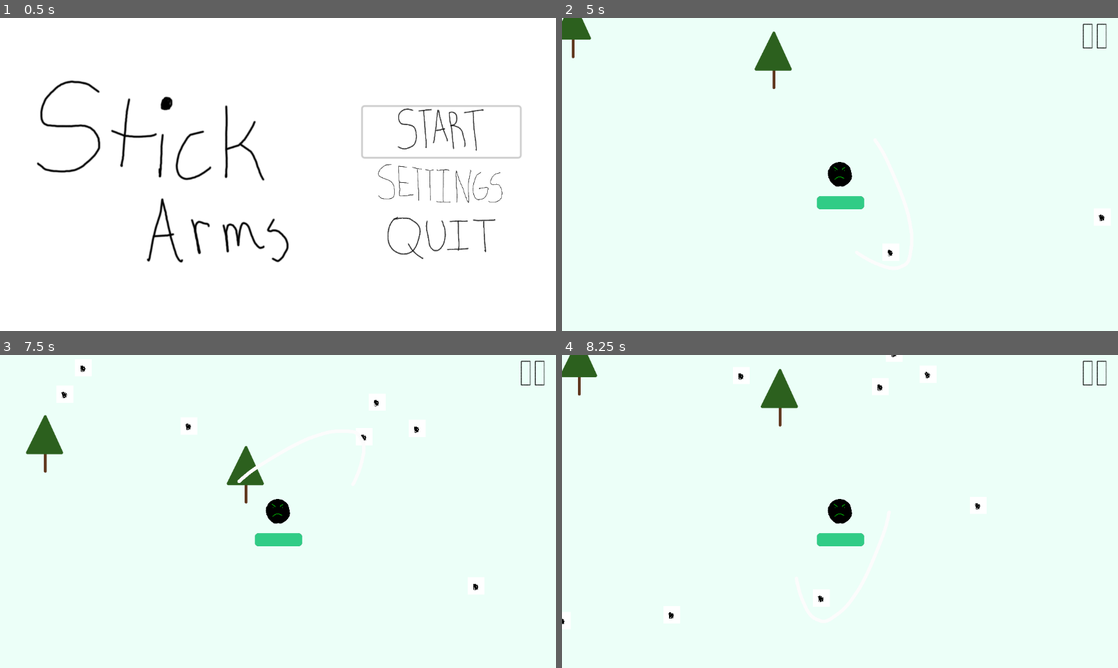
Above: before the commit, frames 1-4 (two rows, left to right).
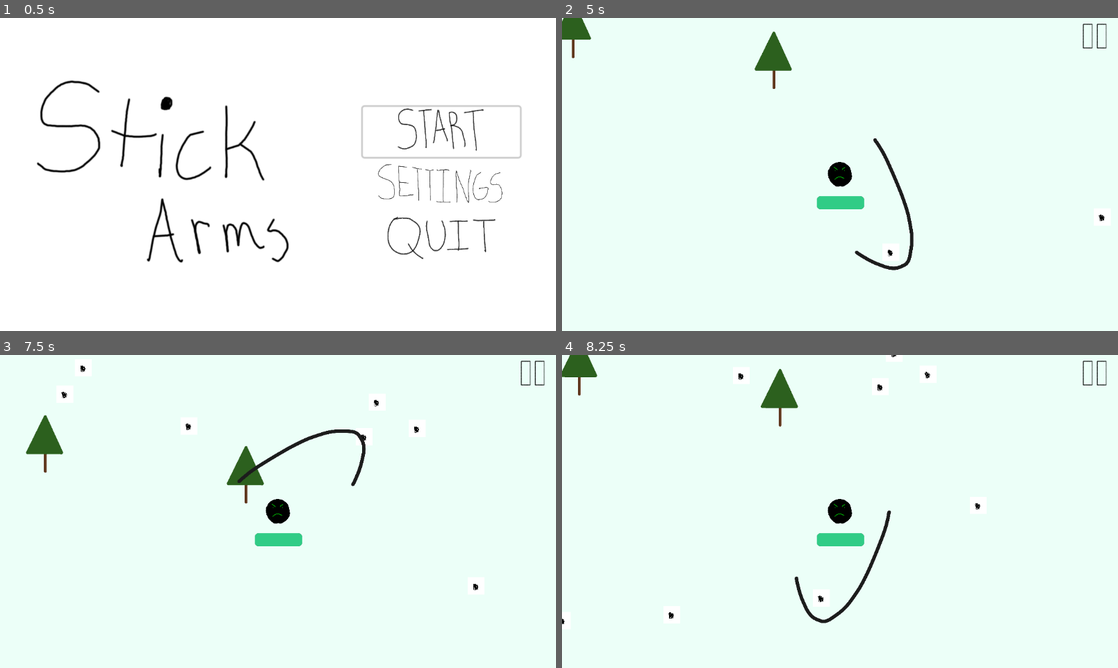
Above: after the commit, the same moments.

Repository: Reshlynt/StickArms
Game: Godot game, scene res://game_manage/main-menu.tscn
The game is run twice, just before and just after one commit, with the same random seed, the same clock (stepped at 60 frames per second) and the same inputs.
Inputs (mouse positions are in pixels of both pictures, inside the frame that each line leads up to):
- Up to frame 1 (0.5 s): no input
- Up to frame 2 (5 s): click (1001, 130) at 0.5 s; click (1095, 36) at 1.25 s; click (845, 196) at 2 s; tap Enter at 2.75 s; hold D (move_right) 2.78-3.53 s; hold S (move_down) 3.53-4.28 s; hold D (move_right) from 4.28 s (still down)
- Up to frame 3 (7.5 s): release D (move_right) at 5.03 s; hold W (move_up) 5.03-5.78 s; hold A (move_left) 5.78-7.28 s; hold S (move_down) from 7.28 s (still down)
- Up to frame 4 (8.25 s): release S (move_down) at 8.03 s; hold D (move_right) from 8.03 s (still down)

Frame 1 is identical in both runs. In frame 2, 0.4% of the frame differs, in the area x 0-64%, y 0-81%; in frame 3, 0.4%; in frame 4, 0.5%, in the area x 0-60%, y 0-86%.

Commit message:
More UI updates and slash recoloring

Diff:
--- a/game_manage/StickArmsGame.tscn
+++ b/game_manage/StickArmsGame.tscn
@@ -8,6 +8,7 @@
 [ext_resource type="Texture2D" uid="uid://dx0fp7s1at8si" path="res://ui_assets/resume.png" id="5_oej0c"]
 [ext_resource type="Texture2D" uid="uid://c2h2o2fnw80n2" path="res://ui_assets/quit-white.png" id="6_h8y6q"]
 [ext_resource type="PackedScene" uid="uid://o287tvwofyxp" path="res://environment/tree.tscn" id="8_7yr0o"]
+[ext_resource type="Texture2D" uid="uid://buffqm6psc8sb" path="res://ui_assets/game-over.png" id="8_ec7v4"]
 
 [sub_resource type="Curve2D" id="Curve2D_vc822"]
 _data = {
@@ -130,7 +131,6 @@
 
 [node name="GameOver" type="CanvasLayer" parent="."]
 unique_name_in_owner = true
-visible = false
 
 [node name="ColorRect" type="ColorRect" parent="GameOver"]
 anchors_preset = 15
@@ -140,33 +140,24 @@
 grow_vertical = 2
 color = Color(0.299547, 0.299547, 0.299547, 0.572549)
 
-[node name="Label" type="Label" parent="GameOver/ColorRect"]
-layout_mode = 1
-anchors_preset = 8
-anchor_left = 0.5
-anchor_top = 0.5
-anchor_right = 0.5
-anchor_bottom = 0.5
-offset_left = -135.0
-offset_top = -49.0
-offset_right = 135.0
-offset_bottom = 50.0
-grow_horizontal = 2
-grow_vertical = 2
-theme_override_font_sizes/font_size = 81
-text = "Game Over"
-horizontal_alignment = 1
+[node name="Sprite2D" type="Sprite2D" parent="GameOver/ColorRect"]
+position = Vector2(572, 264)
+scale = Vector2(0.382813, 0.382813)
+texture = ExtResource("8_ec7v4")
 
 [node name="QuitToMenu" type="Button" parent="GameOver/ColorRect"]
 process_mode = 2
+top_level = true
 layout_mode = 2
-offset_left = 477.0
-offset_top = 386.0
-offset_right = 687.0
-offset_bottom = 444.0
+offset_left = 528.0
+offset_top = 384.0
+offset_right = 792.0
+offset_bottom = 648.0
+scale = Vector2(0.481438, 0.547497)
 theme_override_font_sizes/font_size = 36
 action_mode = 0
-text = "Quit"
+icon = ExtResource("6_h8y6q")
+flat = true
 
 [node name="Bounds" type="StaticBody2D" parent="."]
 position = Vector2(-1938, -1450)
@@ -176,91 +167,93 @@
 polygon = PackedVector2Array(-331, -81, -379, 3288, 5404, 3192, 5290, 9, -84, -116, -93, 139, 5112, 180, 5252, 3050, -196, 3063, -91, -81)
 one_way_collision_margin = 0.0
 
-[node name="Tree" parent="." instance=ExtResource("8_7yr0o")]
+[node name="CanvasGroup" type="CanvasGroup" parent="."]
+
+[node name="Tree" parent="CanvasGroup" instance=ExtResource("8_7yr0o")]
 position = Vector2(3184, 1488)
 
-[node name="Tree15" parent="." instance=ExtResource("8_7yr0o")]
+[node name="Tree15" parent="CanvasGroup" instance=ExtResource("8_7yr0o")]
 position = Vector2(2512, 752)
 
-[node name="Tree16" parent="." instance=ExtResource("8_7yr0o")]
+[node name="Tree16" parent="CanvasGroup" instance=ExtResource("8_7yr0o")]
 position = Vector2(-672, 1176)
 
-[node name="Tree17" parent="." instance=ExtResource("8_7yr0o")]
+[node name="Tree17" parent="CanvasGroup" instance=ExtResource("8_7yr0o")]
 position = Vector2(-1024, -800)
 
-[node name="Tree18" parent="." instance=ExtResource("8_7yr0o")]
+[node name="Tree18" parent="CanvasGroup" instance=ExtResource("8_7yr0o")]
 position = Vector2(688, -448)
 
-[node name="Tree19" parent="." instance=ExtResource("8_7yr0o")]
+[node name="Tree19" parent="CanvasGroup" instance=ExtResource("8_7yr0o")]
 position = Vector2(-360, -248)
 
-[node name="Tree20" parent="." instance=ExtResource("8_7yr0o")]
+[node name="Tree20" parent="CanvasGroup" instance=ExtResource("8_7yr0o")]
 position = Vector2(-1640, 784)
 
-[node name="Tree21" parent="." instance=ExtResource("8_7yr0o")]
+[node name="Tree21" parent="CanvasGroup" instance=ExtResource("8_7yr0o")]
 position = Vector2(-1392, -304)
 
-[node name="Tree22" parent="." instance=ExtResource("8_7yr0o")]
+[node name="Tree22" parent="CanvasGroup" instance=ExtResource("8_7yr0o")]
 position = Vector2(488, 1192)
 
-[node name="Tree23" parent="." instance=ExtResource("8_7yr0o")]
+[node name="Tree23" parent="CanvasGroup" instance=ExtResource("8_7yr0o")]
 position = Vector2(1760, 512)
 
-[node name="Tree24" parent="." instance=ExtResource("8_7yr0o")]
+[node name="Tree24" parent="CanvasGroup" instance=ExtResource("8_7yr0o")]
 position = Vector2(1856, 1176)
 
-[node name="Tree25" parent="." instance=ExtResource("8_7yr0o")]
+[node name="Tree25" parent="CanvasGroup" instance=ExtResource("8_7yr0o")]
 position = Vector2(1200, 1320)
 
-[node name="Tree26" parent="." instance=ExtResource("8_7yr0o")]
+[node name="Tree26" parent="CanvasGroup" instance=ExtResource("8_7yr0o")]
 position = Vector2(2424, 0)
 
-[node name="Tree27" parent="." instance=ExtResource("8_7yr0o")]
+[node name="Tree27" parent="CanvasGroup" instance=ExtResource("8_7yr0o")]
 position = Vector2(2600, -680)
 
-[node name="Tree28" parent="." instance=ExtResource("8_7yr0o")]
+[node name="Tree28" parent="CanvasGroup" instance=ExtResource("8_7yr0o")]
 position = Vector2(1072, -1032)
 
-[node name="Tree29" parent="." instance=ExtResource("8_7yr0o")]
-position = Vector2(-32, -912)
-
-[node name="Tree4" parent="." instance=ExtResource("8_7yr0o")]
+[node name="Tree29" parent="CanvasGroup" instance=ExtResource("8_7yr0o")]
+position = Vector2(-24, -920)
+
+[node name="Tree4" parent="CanvasGroup" instance=ExtResource("8_7yr0o")]
 position = Vector2(-2016, 1480)
 
-[node name="Tree5" parent="." instance=ExtResource("8_7yr0o")]
+[node name="Tree5" parent="CanvasGroup" instance=ExtResource("8_7yr0o")]
 position = Vector2(-1936, -1184)
 
-[node name="Tree6" parent="." instance=ExtResource("8_7yr0o")]
+[node name="Tree6" parent="CanvasGroup" instance=ExtResource("8_7yr0o")]
 position = Vector2(3056, -1152)
 
-[node name="Tree7" parent="." instance=ExtResource("8_7yr0o")]
+[node name="Tree7" parent="CanvasGroup" instance=ExtResource("8_7yr0o")]
 position = Vector2(1968, -736)
 
-[node name="Tree8" parent="." instance=ExtResource("8_7yr0o")]
+[node name="Tree8" parent="CanvasGroup" instance=ExtResource("8_7yr0o")]
 position = Vector2(2088, -736)
 
-[node name="Tree9" parent="." instance=ExtResource("8_7yr0o")]
+[node name="Tree9" parent="CanvasGroup" instance=ExtResource("8_7yr0o")]
 position = Vector2(2032, -648)
 
-[node name="Tree10" parent="." instance=ExtResource("8_7yr0o")]
+[node name="Tree10" parent="CanvasGroup" instance=ExtResource("8_7yr0o")]
 position = Vector2(2024, -824)
 
-[node name="Tree11" parent="." instance=ExtResource("8_7yr0o")]
+[node name="Tree11" parent="CanvasGroup" instance=ExtResource("8_7yr0o")]
 position = Vector2(-1208, 376)
 
-[node name="Tree12" parent="." instance=ExtResource("8_7yr0o")]
+[node name="Tree12" parent="CanvasGroup" instance=ExtResource("8_7yr0o")]
 position = Vector2(-1088, 376)
 
-[node name="Tree13" parent="." instance=ExtResource("8_7yr0o")]
+[node name="Tree13" parent="CanvasGroup" instance=ExtResource("8_7yr0o")]
 position = Vector2(-1144, 464)
 
-[node name="Tree14" parent="." instance=ExtResource("8_7yr0o")]
+[node name="Tree14" parent="CanvasGroup" instance=ExtResource("8_7yr0o")]
 position = Vector2(-1152, 288)
 
-[node name="Tree2" parent="." instance=ExtResource("8_7yr0o")]
+[node name="Tree2" parent="CanvasGroup" instance=ExtResource("8_7yr0o")]
 position = Vector2(392, 304)
 
-[node name="Tree3" parent="." instance=ExtResource("8_7yr0o")]
+[node name="Tree3" parent="CanvasGroup" instance=ExtResource("8_7yr0o")]
 position = Vector2(808, 368)
 
 [connection signal="pressed" from="PauseManager/PauseScreen/PauseControl/VBoxContainer/Resume" to="PauseManager" method="_on_resume_pressed"]
--- a/player/weapons/slash.tscn
+++ b/player/weapons/slash.tscn
@@ -20,6 +20,7 @@
 unique_name_in_owner = true
 
 [node name="Sprite2D" type="Sprite2D" parent="CollisionShape2D/Weapon"]
+modulate = Color(0.111197, 0.111197, 0.111197, 1)
 position = Vector2(275, -12)
 rotation = 0.273421
 scale = Vector2(0.451769, 0.451769)
Not shown: 1 places in game_manage/StickArmsGame.tscn that only renumber resources
Binary file added: ui_assets/game-over.png
Not shown, added: ui_assets/game-over.png.import
